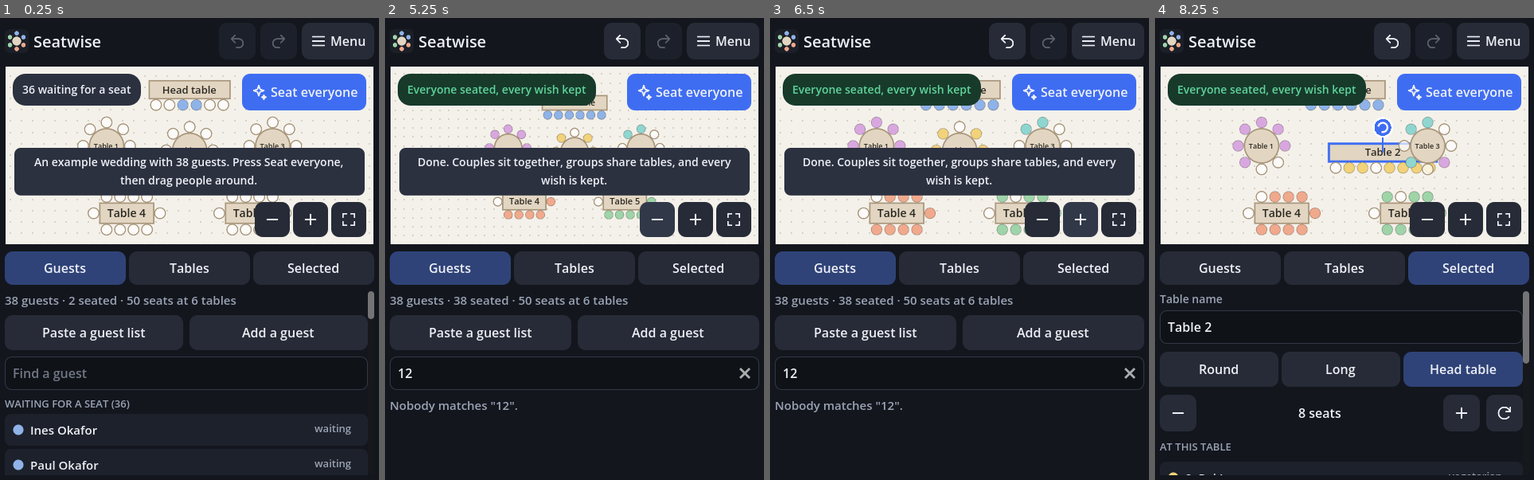
Above: before the commit, frames 1-4 (left to right).
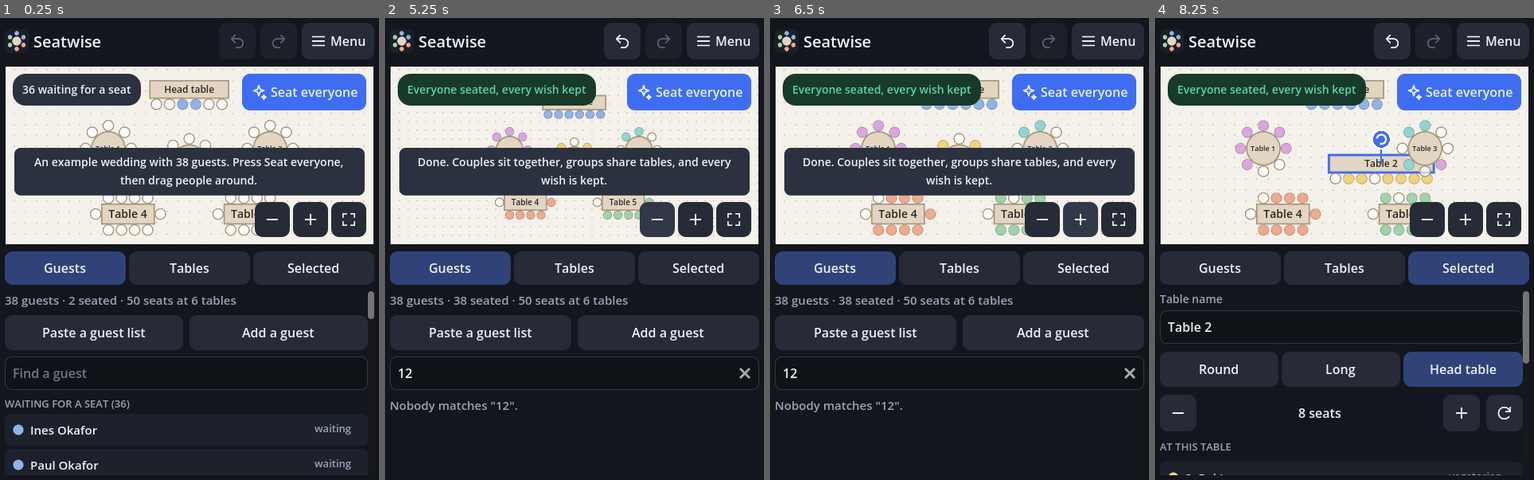
Above: after the commit, the same moments.

Repository: iSquare-Lab/seatwise
Game: Godot game, scene res://main.tscn
The game is run twice, just before and just after one commit, with the same random seed, the same clock (stepped at 60 frames per second) and the same inputs.
Inputs (mouse positions are in pixels of both pictures, inside the frame that each line leads up to):
- Up to frame 1 (0.25 s): no input
- Up to frame 2 (5.25 s): click (570, 373) at 0.52 s; type "12" at 0.6 s; click "36 waiting for a seat" at 1.25 s; click "Seat everyone" at 2 s; click (623, 41) at 2.75 s; click (665, 41) at 3.5 s; click "Everyone seated, every wish k…" at 4.25 s; click (657, 221) at 5.02 s
- Up to frame 3 (6.5 s): click (1080, 221) at 5.77 s
- Up to frame 4 (8.25 s): click (1503, 221) at 6.5 s; drag from (1344, 156) to (1382, 161) at 7.27 s; click "Head table" at 8 s

The runs differ from the first frame. In frame 1, 3.0% of the frame differs, in the area x 2-98%, y 11-48%; in frame 2, 2.3%; in frame 3, 2.8%; in frame 4, 5.2%.

Commit message:
Example: more room under the head table; names stay by their seat

Diff:
--- a/project/scripts/label_layout.gd
+++ b/project/scripts/label_layout.gd
@@ -6,7 +6,9 @@
 ## when nothing fits.
 ## Pure geometry in screen pixels, so the tests check it without drawing anything.
 
-const TIERS := 3
+## How many distances out a name may try. Two keeps every name next to its own seat; a name pushed
+## further out would sit closer to another table's seats than to its own.
+const TIERS := 2
 ## Sideways nudges tried at each distance, as a share of half the label's width across its direction.
 const SHIFTS := [0.0, 1.0, -1.0]
 
--- a/project/scripts/seating.gd
+++ b/project/scripts/seating.gd
@@ -481,9 +481,9 @@
 func load_example() -> void:
 	clear()
 	title = "Wedding dinner (example)"
-	add_table("head", 6, 600, 110, "Head table")
+	add_table("head", 6, 600, 90, "Head table")
 	add_table("round", 8, 230, 360, "Table 1")
-	add_table("round", 8, 600, 380, "Table 2")
+	add_table("round", 8, 600, 420, "Table 2")
 	add_table("round", 8, 970, 360, "Table 3")
 	add_table("rect", 10, 320, 660, "Table 4")
 	add_table("rect", 10, 880, 660, "Table 5")
